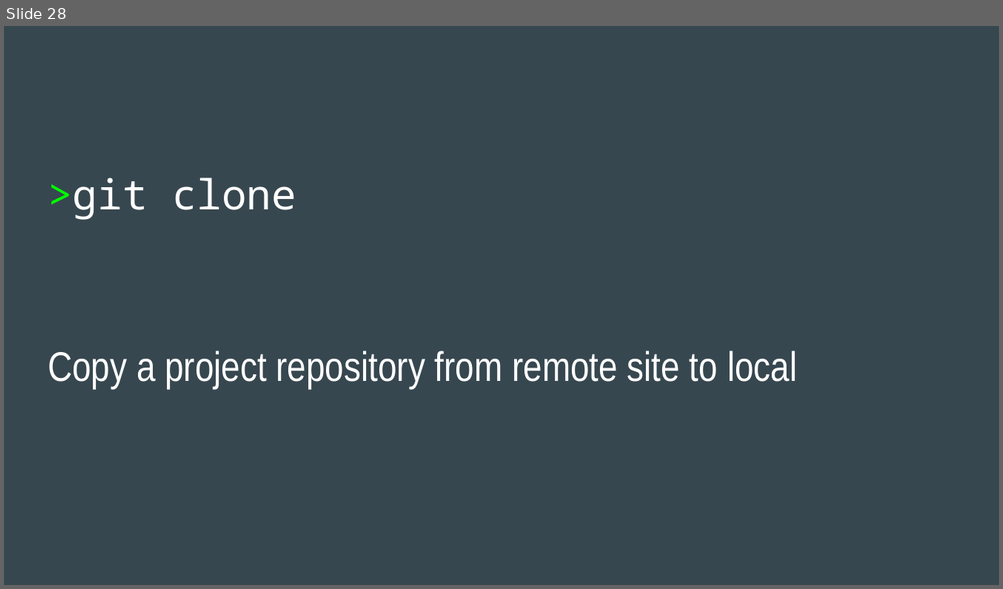
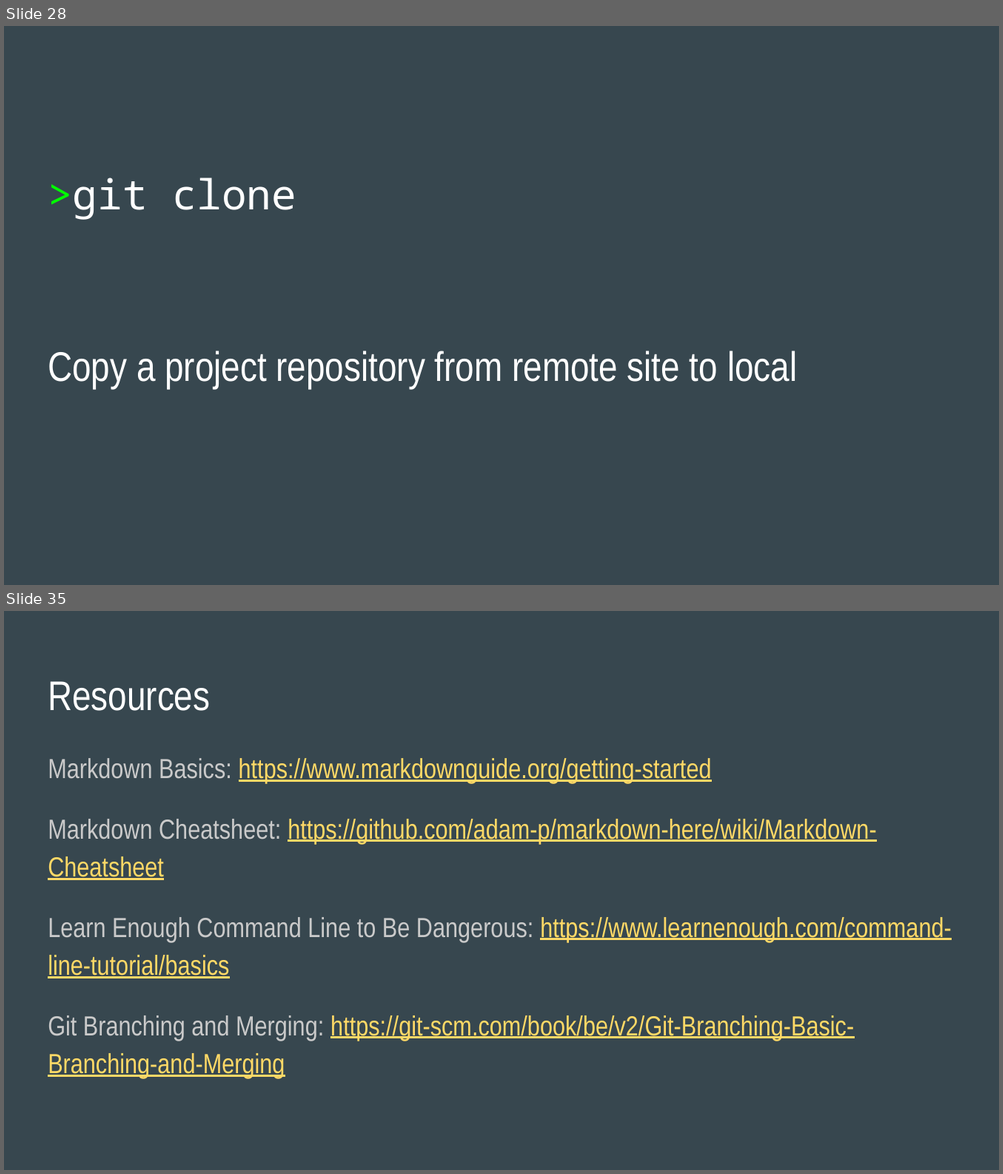
Before and after one commit to katannyak/WorkshopMaterials, a slide deck: git/hwt_study_git_intro.pptx. Shown one above the other, each under a label of ours: slide 28 before the commit, slides 28 and 35 after it; the slides between them are not shown. The pictures are 1003x589 and 1003x1174 pixels, drawn with LibreOffice and Linux fonts; fonts in the diff are those of the drawing. Boxes give left, top, right and bottom in pixels: in the first picture for what was removed or moved away, otherwise in the second. Text is boxed around its words. In the diff, an @@ line names an element or a change of style, - is before the commit and + after.

Commit message:
Update PPT and PDF files with a few edits; add Resources slide from Cindy

```diff
--- a/git/hwt_study_git_intro.pptx
+++ b/git/hwt_study_git_intro.pptx
@@ slide 35 added at (4, 611, 999, 1170), background #37474F @@
@@ title added at (48, 681, 210, 711), 30 pt, text #FFFFFF @@
+Resources
@@ text added at (48, 758, 950, 1079), 20 pt, text #FFD966, underline @@
+Markdown Basics: https://www.markdownguide.org/getting-started
+Markdown Cheatsheet: https://github.com/adam-p/markdown-here/wiki/Markdown-Cheatsheet
+Learn Enough Command Line to Be Dangerous: https://www.learnenough.com/command-line-tutorial/basics
+Git Branching and Merging: https://git-scm.com/book/be/v2/Git-Branching-Basic-Branching-and-Merging
```
Also in this commit, not shown: 15 slides changed, 4 other slides added, 1 slide removed, 1 other file.
